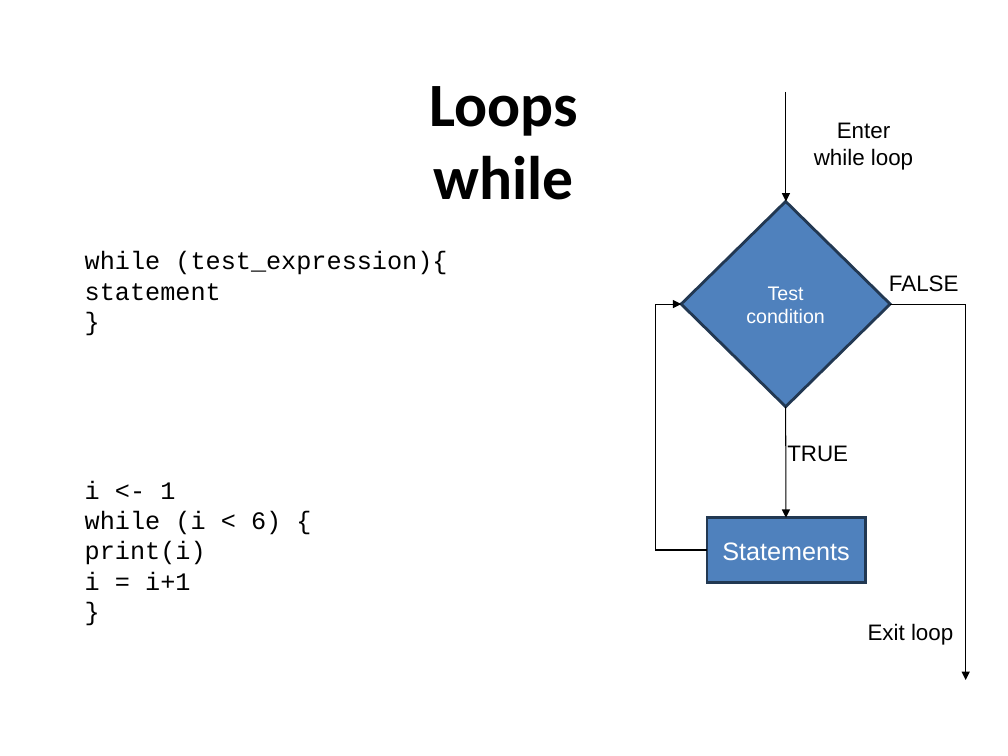
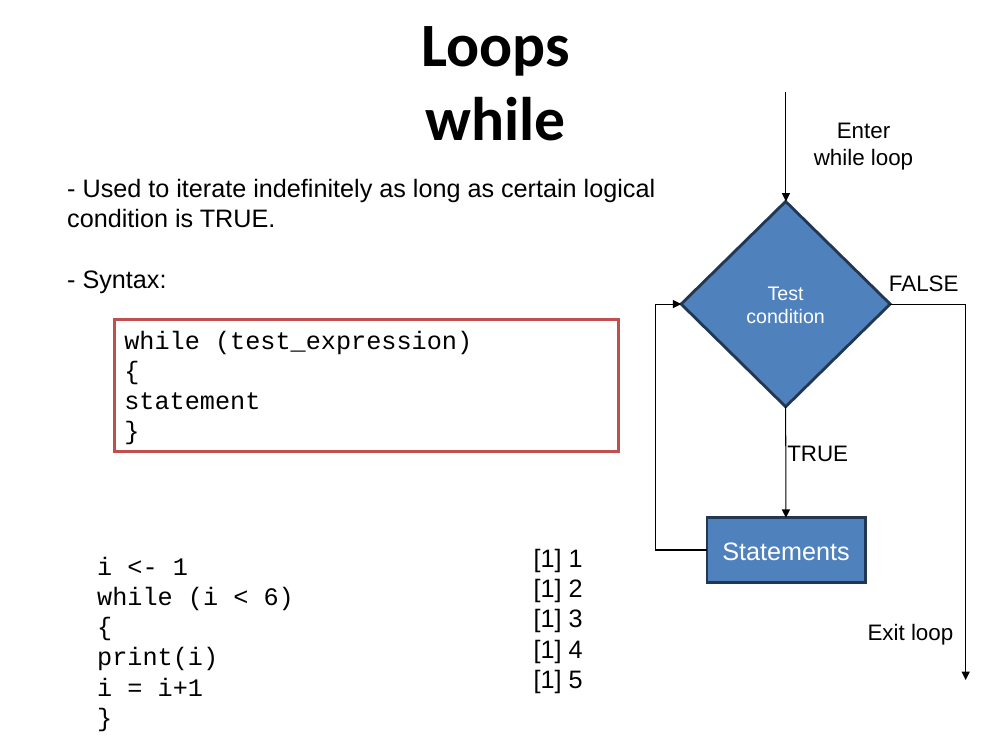
Before and after one commit to sraorao/MSD_R_course_HT2024_2, a slide deck: slide 11 of powerpoint/Session2.pptx (slide 9 before the commit). Drawn at 1008x756 pixels with LibreOffice and Linux fonts; fonts in the diff are those of the drawing. Boxes give left, top, right and bottom in pixels: in the first picture for what was removed or moved away, otherwise in the second. Text is boxed around its words. In the diff, an @@ line names an element or a change of style, - is before the commit and + after.

```diff
--- a/powerpoint/Session2.pptx
+++ b/powerpoint/Session2.pptx
@@ text "Loops while" moved from (x1=429, y1=86, x2=578, y2=200) to (x1=421, y1=26, x2=570, y2=141) @@
@@ text added at (x1=67, y1=178, x2=655, y2=294), 18 pt, text #000000 @@
+- Used to iterate indefinitely as long as certain logical condition is TRUE.
+- Syntax:
@@ rectangle "while (test_expression)" resized from (x1=85, y1=251, x2=447, y2=301) to (x1=115, y1=320, x2=619, y2=452) @@
@@ rectangle "while (test_expression)" at (x1=115, y1=320, x2=619, y2=452): fill none to #FFFFFF; outline none to #C0504D 2 pt @@
@@ text in rectangle at (x1=124, y1=330, x2=472, y2=355): text changed @@
-while (test_expression){
+while (test_expression)
+{
@@ text "i <- 1" moved from (x1=85, y1=481, x2=281, y2=590) to (x1=97, y1=556, x2=294, y2=696) @@
@@ text added at (x1=534, y1=548, x2=583, y2=694), 18 pt, text #000000 @@
+[1] 1
+[1] 2
+[1] 3
+[1] 4
+[1] 5
@@ text at (x1=97, y1=586, x2=294, y2=611): text changed @@
-while (i < 6) {
+while (i < 6)
+{
```
Also in this commit, not shown: 6 other slides changed, 2 slides added, 1 other file.
